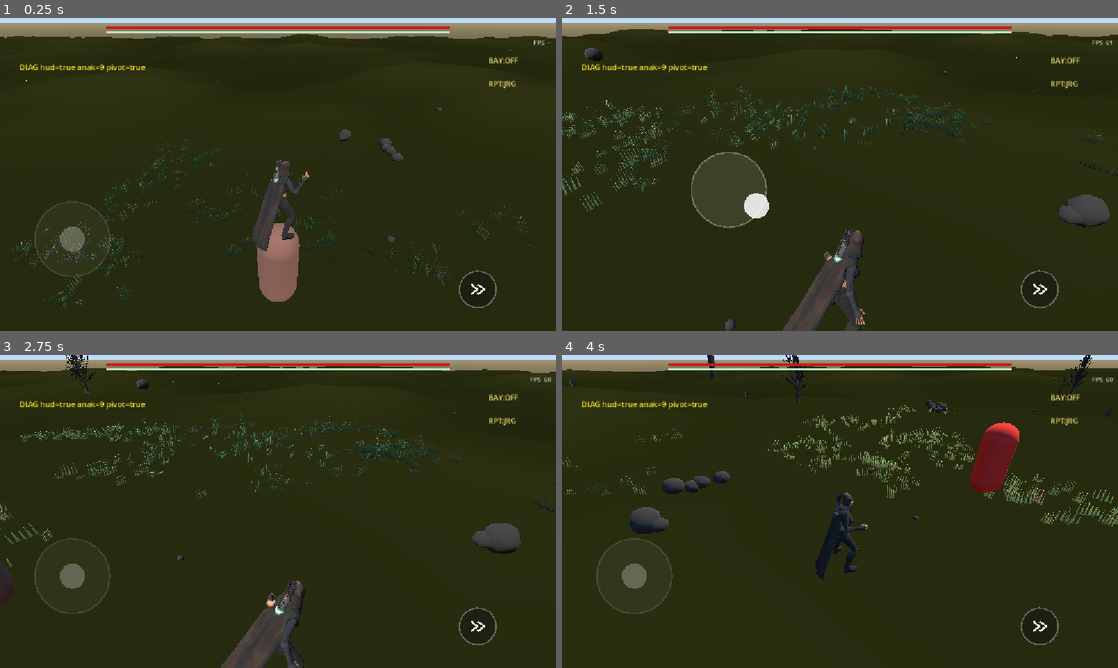
Above: before the commit, frames 1-4 (two rows, left to right).
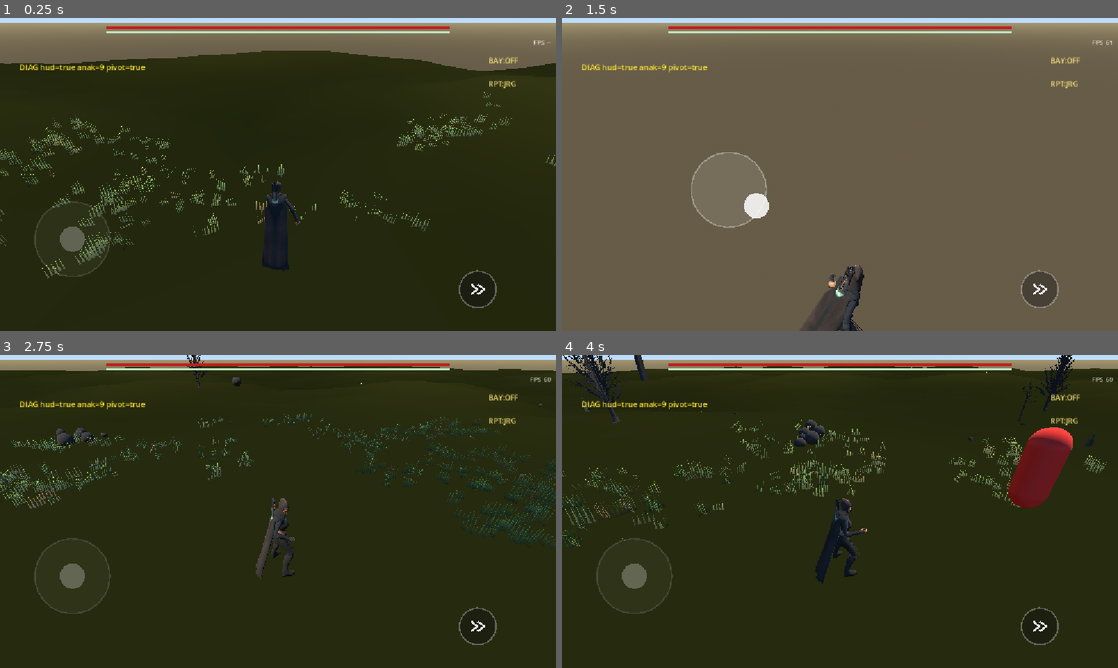
Above: after the commit, the same moments.

Repository: muzape28-blip/ZDEV-RPG
Game: Godot game, scene res://scenes/main.tscn
Two runs of this game, one before a commit and one after it. Both use one fixed random seed, a clock stepped at 60 frames per second and the inputs below.
Inputs (mouse positions are in pixels of both pictures, inside the frame that each line leads up to):
- Up to frame 1 (0.25 s): no input
- Up to frame 2 (1.5 s): drag from (1040, 290) to (895, 105) at 0.52 s; drag from (728, 190) to (812, 237) at 1.27 s
- Up to frame 3 (2.75 s): move the mouse to (333, 442) at 2.02 s; click (333, 442) at 2.17 s
- Up to frame 4 (4 s): drag from (812, 574) to (673, 464) at 2.77 s; move the mouse to (1006, 558) at 3.52 s; click (1006, 558) at 3.67 s

The runs differ from the first frame. In frame 1, 13% of the frame differs, in the area x 0-100%, y 5-93%; in frame 2, 94%, in the area x 0-100%, y 3-100%; in frame 3, 8.5%; in frame 4, 9.3%.

Commit message:
fix akar: kamera BELAKANG (-Z), hapus flip, fwd +Z, pinch-leak, conform lembut
- kamera -Z = belakang punggung (akar 'kamera di depan/moonwalk')
- hapus flip PI (dulu penutup gejala)
- touch di tombol tak masuk touch_pos => drag tak jadi zoom
- conform lereng 0.35->0.15 (anti-tenggelam)
- dummy ke +8 (depan pandangan default)

Co-authored-by: arena-agent <297053741+arena-agent@users.noreply.github.com>

Diff:
--- a/scripts/camera_follow.gd
+++ b/scripts/camera_follow.gd
@@ -38,8 +38,9 @@
 	if target == null:
 		return
 	if cam != null:
-		# dist = jarak horizontal; tinggi proporsional (rasio 0.63)
-		cam.position = Vector3(0.0, dist * 0.63, dist)
+		# kamera di BELAKANG: konvensi hadap kita +Z = arah jalan,
+		# jadi offset kamera harus -Z (akar bug "kamera di depan")
+		cam.position = Vector3(0.0, dist * 0.63, -dist)
 
 	var vel: Vector3 = target.velocity
 	var speed := Vector2(vel.x, vel.z).length()
--- a/scripts/dummy.gd
+++ b/scripts/dummy.gd
@@ -33,7 +33,7 @@
 	col.shape = sh
 	col.position = Vector3(0.0, 1.3, 0.0)
 	add_child(col)
-	position = Vector3(0.0, 0.0, -8.0)
+	position = Vector3(0.0, 0.0, 8.0)
 
 
 func _physics_process(dt: float) -> void:
--- a/scripts/hud.gd
+++ b/scripts/hud.gd
@@ -171,6 +171,10 @@
 	var vp_w := get_viewport().get_visible_rect().size.x
 	if event is InputEventScreenTouch:
 		if event.pressed:
+			# jangan catat sentuhan tombol: jempol-di-tombol + jari-drag
+			# sebelumnya kebaca PINCH => drag jadi zoom (bug UAT)
+			if _over_button(event.position):
+				return
 			touch_pos[event.index] = event.position
 			if touch_pos.size() == 2:
 				# PINCH ZOOM mulai: batalkan yaw-drag
--- a/scripts/player_controller.gd
+++ b/scripts/player_controller.gd
@@ -42,7 +42,7 @@
 		var cyaw: float = 0.0
 		if pivot != null:
 			cyaw = pivot.rotation.y
-		var fwd := Vector3(-sin(cyaw), 0.0, -cos(cyaw))
+		var fwd := Vector3(sin(cyaw), 0.0, cos(cyaw))
 		var rgt := Vector3(-fwd.z, 0.0, fwd.x)
 		var lat := dir.dot(rgt)
 		var lon := dir.dot(fwd)
@@ -135,10 +135,12 @@
 		return Vector3.ZERO
 	# Gerakan RELATIF kamera: joystick atas selalu menjauhi kamera,
 	# berapa pun yaw orbitnya.
+	var pivot := get_node_or_null("CameraPivot")
 	var cyaw := 0.0
-	if cam != null and cam.has_method("get_yaw"):
-		cyaw = cam.get_yaw()
-	var fwd := Vector3(-sin(cyaw), 0.0, -cos(cyaw))
+	if pivot != null and pivot.has_method("get_yaw"):
+		cyaw = pivot.get_yaw()
+	# hadap kita +Z = arah jalan => fwd = +Z di-yaw orbit
+	var fwd := Vector3(sin(cyaw), 0.0, cos(cyaw))
 	var right := Vector3(-fwd.z, 0.0, fwd.x)
 	return (fwd * -move_input.y + right * move_input.x).normalized()
 
--- a/scripts/proxy_humanoid.gd
+++ b/scripts/proxy_humanoid.gd
@@ -49,9 +49,6 @@
 		return
 	var inst := char_scene.instantiate()
 	inst.scale = inst.scale * 1.1  # Arissa menjulang (permintaan UAT)
-	# Model Mixamo menghadap +Z; logika kita -Z forward.
-	# Tanpa flip: moonwalk + kamera terasa "di depan" (UAT video).
-	inst.rotation.y = PI
 	add_child(inst)
 	model_node = inst
 	anim_player = _find_animation_player(inst)
@@ -168,5 +165,5 @@
 		var h_f: float = ter.get_height_at(g.x + fwd.x * 0.6, g.z + fwd.z * 0.6)
 		var h_r: float = ter.get_height_at(g.x + right.x * 0.6, g.z + right.z * 0.6)
 		position.y = lerp(position.y, h_c, 12.0 * dt)
-		rotation.x = lerp(rotation.x, clampf((h_c - h_f) * 0.35, -0.18, 0.18), 8.0 * dt)
-		rotation.z = lerp(rotation.z, clampf((h_r - h_c) * 0.35, -0.18, 0.18), 8.0 * dt)
+		rotation.x = lerp(rotation.x, clampf((h_c - h_f) * 0.15, -0.12, 0.12), 8.0 * dt)
+		rotation.z = lerp(rotation.z, clampf((h_r - h_c) * 0.15, -0.12, 0.12), 8.0 * dt)
